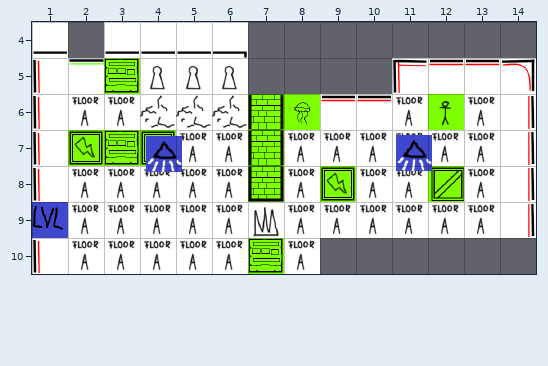
Two states of a Tiled map, assets/levels/Level4.tmx. Above: the version before the commit.
Cells are 64x64 px. Shown: x 1..14, y 4..10.
After the commit:
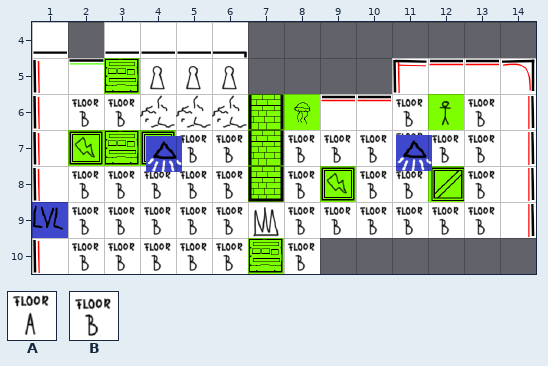
Key: from "Tileset": A 0, B 1.
_ is an empty cell.
The edit:
Layer "Tile Layer 1":
The edit turns tile A into tile B in row 6 at x 2 to 3, 11 and 13; in row 7 at x 5 to 6, 8 to 10 and 12 to 13; in row 8 at x 2 to 6, 8, 10 to 11 and 13; in row 9 at x 2 to 6 and 8 to 13; in row 10 at x 2 to 6 and 8.
Where, in picture pixels (left, top, right, bottom), the same in both pictures:
changed: (71, 96, 135, 127)
changed: (287, 96, 495, 271)
changed: (71, 132, 243, 271)
